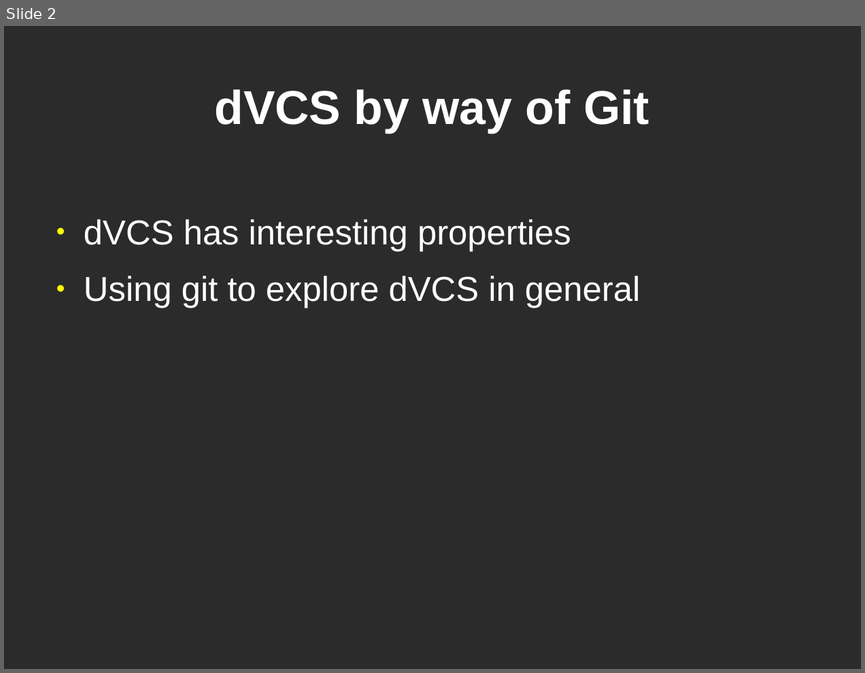
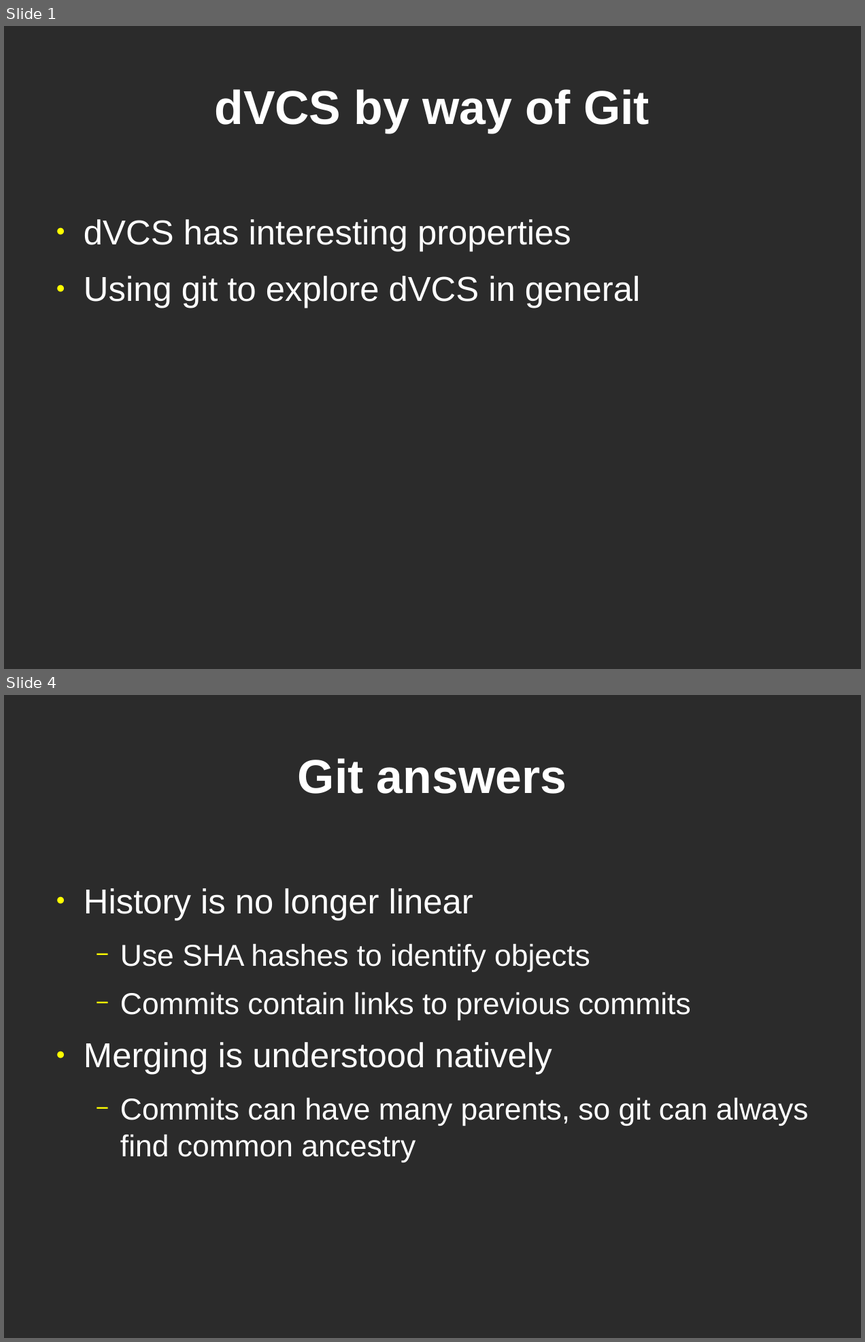
Before and after one commit to bjc/dvcs-git-slides, a slide deck: git.odp. Shown one above the other, each under a label of ours: slide 2 before the commit, slides 1 and 4 after it; the slides between them are not shown. The pictures are 865x673 and 865x1342 pixels, drawn with LibreOffice and Linux fonts; fonts in the diff are those of the drawing; background and template pictures are left out; a plain dark background stands for a picture behind light text. Boxes give left, top, right and bottom in pixels: in the first picture for what was removed or moved away, otherwise in the second. Text is boxed around its words. In the diff, an @@ line names an element or a change of style, - is before the commit and + after.

```diff
--- a/git.odp
+++ b/git.odp
@@ slide 4 added at (4, 695, 861, 1338), background picture (left out) @@
@@ title added at (298, 758, 566, 794), 44 pt, text #FFFFFF, bold @@
+Git answers
@@ text added at (84, 888, 808, 1162), 28 pt, text #FFFFFF @@
+● History is no longer linear
+  − Use SHA hashes to identify objects
+  − Commits contain links to previous commits
+● Merging is understood natively
+  − Commits can have many parents, so git can always find common ancestry
@@ what was slide 2 is now slide 1 @@
```
Also in this commit, not shown: 10 other slides added, 1 slide removed.
